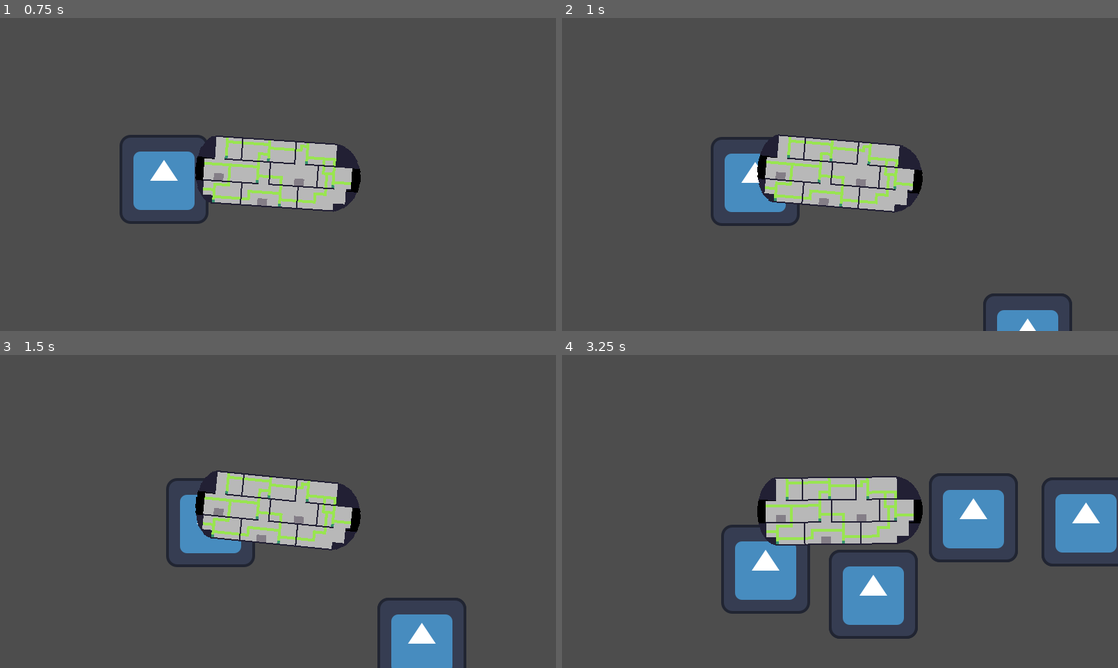
Above: before the commit, frames 1-4 (two rows, left to right).
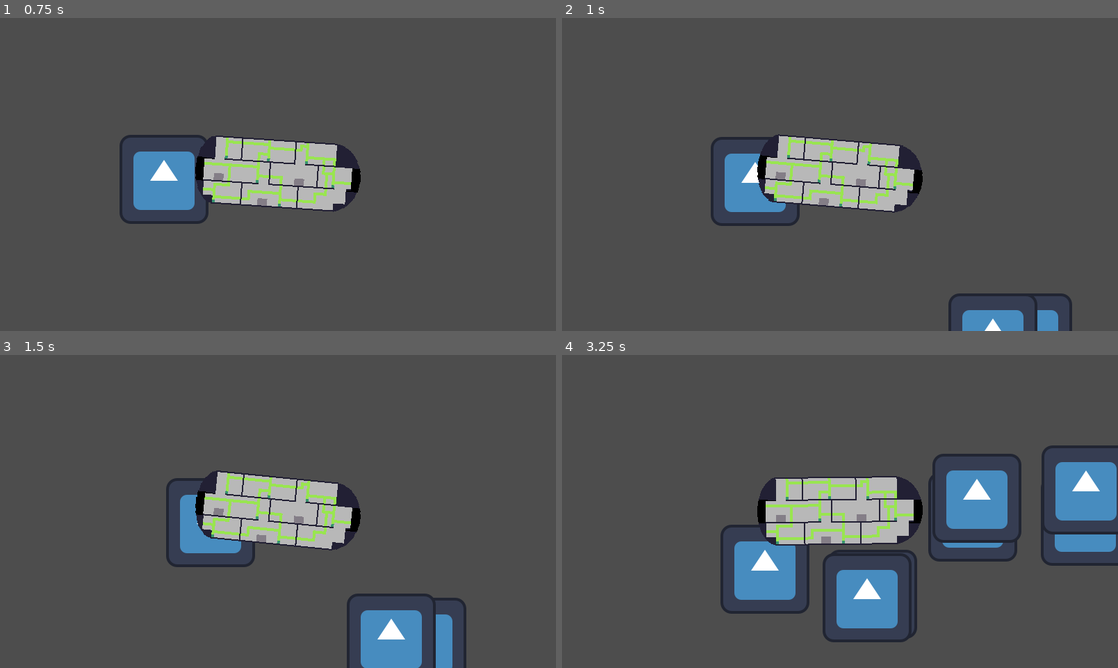
Above: after the commit, the same moments.

Repository: einmar/MalmoGameJam
Game: Godot game, scene res://scenes/sandbox/sasa_sandbox.tscn
The game is run twice, just before and just after one commit, with the same random seed, the same clock (stepped at 60 frames per second) and the same inputs. The engine's default icon, where the game draws it, is replaced by a stand-in: a white triangle on a blue panel in a dark square.
Inputs:
- Up to frame 1 (0.75 s): hold D (player1_right) from 0.53 s (still down)
- Up to frame 2 (1 s): keep holding D (player1_right); tap W (player1_up) at 0.77 s
- Up to frame 3 (1.5 s): keep holding D (player1_right)
- Up to frame 4 (3.25 s): tap W (player1_up) at 1.52, 3.02 s; release D (player1_right) at 2.03 s; hold A (player1_left) 2.03-2.78 s; hold D (player1_right) from 2.78 s (still down)

Frame 1 is identical in both runs. In frame 2, 0.8% of the frame differs, in the area x 69-86%, y 88-100%; in frame 3, 2.1%; in frame 4, 6.3%, in the area x 28-100%, y 28-92%.

Commit message:
added enemy_offset when spawning multiple

Diff:
--- a/systems/game_manager.gd
+++ b/systems/game_manager.gd
@@ -9,6 +9,7 @@
 var current_depth_resource: DepthResource
 
 var spawn_offset = 10
+var spawn_spacing = 50
 
 ############ Initialize ############
 func _ready() -> void:
@@ -32,26 +33,35 @@
 					main_camera.get_screen_center_position().x + camera_size.x / 2,
 					main_camera.get_screen_center_position().y + camera_size.y / 2]
 
+	var spawn_offset_vector: Vector2 = Vector2.ZERO
 	var spawn_position: Vector2 = Vector2.ZERO
 	match randi_range(0,3):
 		0: # left side of the screen
+			spawn_offset_vector.y = spawn_spacing
 			spawn_position = Vector2(camera_rect[0] - spawn_offset, randi_range(camera_rect[1], camera_rect[3]))
 		1: # top side of the screen
+			spawn_offset_vector.x = spawn_spacing
 			spawn_position = Vector2(randf_range(camera_rect[0], camera_rect[2]), camera_rect[1] - spawn_offset)
 		2: # right side of the screen
+			spawn_offset_vector.y = spawn_spacing
 			spawn_position = Vector2(camera_rect[2] + spawn_offset, randi_range(camera_rect[1], camera_rect[3]))
 		3: # bottom side of the screen
+			spawn_offset_vector.x = spawn_spacing
 			spawn_position = Vector2(randf_range(camera_rect[0], camera_rect[2]), camera_rect[3] + spawn_offset)
 
+	var enemy_index = current_depth_resource.enemy_toughness
+	var enemy_to_spawn: PackedScene = current_depth_resource.enemy_scenes[enemy_index]
 	for i in current_depth_resource.enemy_spawn_amount:
-		var enemy_index = current_depth_resource.enemy_toughness
-		var enemy_to_spawn: PackedScene = current_depth_resource.enemy_scenes[enemy_index]
 		if not enemy_to_spawn:
 			print("Enemy to spawn not found!")
 			continue
 		var spawned_enemy: CharacterBody2D = enemy_to_spawn.instantiate()
 		scene_root_node.add_child(spawned_enemy)
 		spawned_enemy.position = spawn_position
+		if i % 2 == 0: # even
+			spawned_enemy.position += i*spawn_offset_vector
+		else:
+			spawned_enemy.position -= i*spawn_offset_vector
 
 
 ############ Global references ############
